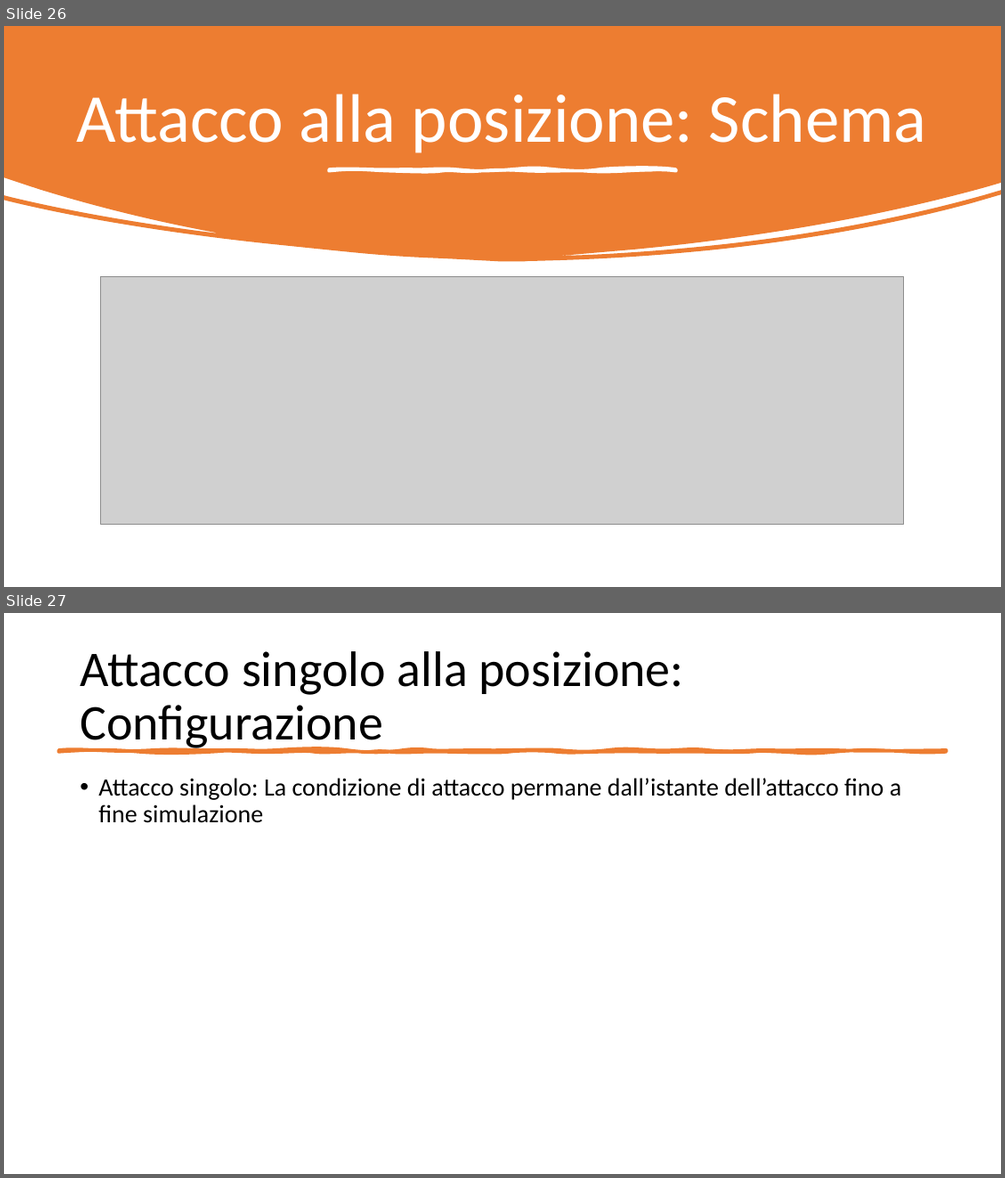
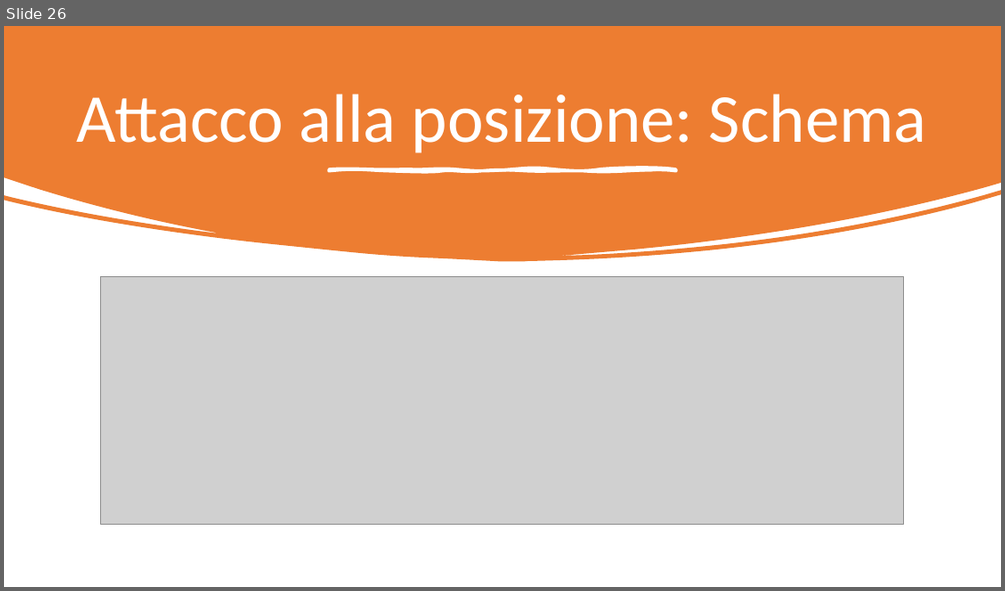
Before and after one commit to gerti98/FormalMethodsProject, a slide deck: Leading Car – Following Car.pptx. Shown one above the other, each under a label of ours: slides 26 and 27 before the commit, slide 26 after it. The pictures are 1005x1178 and 1005x591 pixels, drawn with LibreOffice and Linux fonts; fonts in the diff are those of the drawing; grey boxes stand for pictures. Boxes give left, top, right and bottom in pixels: in the first picture for what was removed or moved away, otherwise in the second. Text is boxed around its words. In the diff, an @@ line names an element or a change of style, - is before the commit and + after.

```diff
--- a/Leading Car – Following Car.pptx
+++ b/Leading Car – Following Car.pptx
@@ slide 27 removed at (4, 613, 1001, 1174), background #FFFFFF @@
@@ title removed at (80, 651, 684, 751) @@
-Attacco singolo alla posizione:
-Configurazione
@@ freeform shape removed at (58, 750, 947, 751) @@
@@ text removed at (98, 778, 901, 823) @@
-• Attacco singolo: La condizione di attacco permane dall’istante dell’attacco fino a fine simulazione
```
Also in this commit, not shown: 5 slides changed, 3 slides added, 1 other slide removed, 6 other files.
